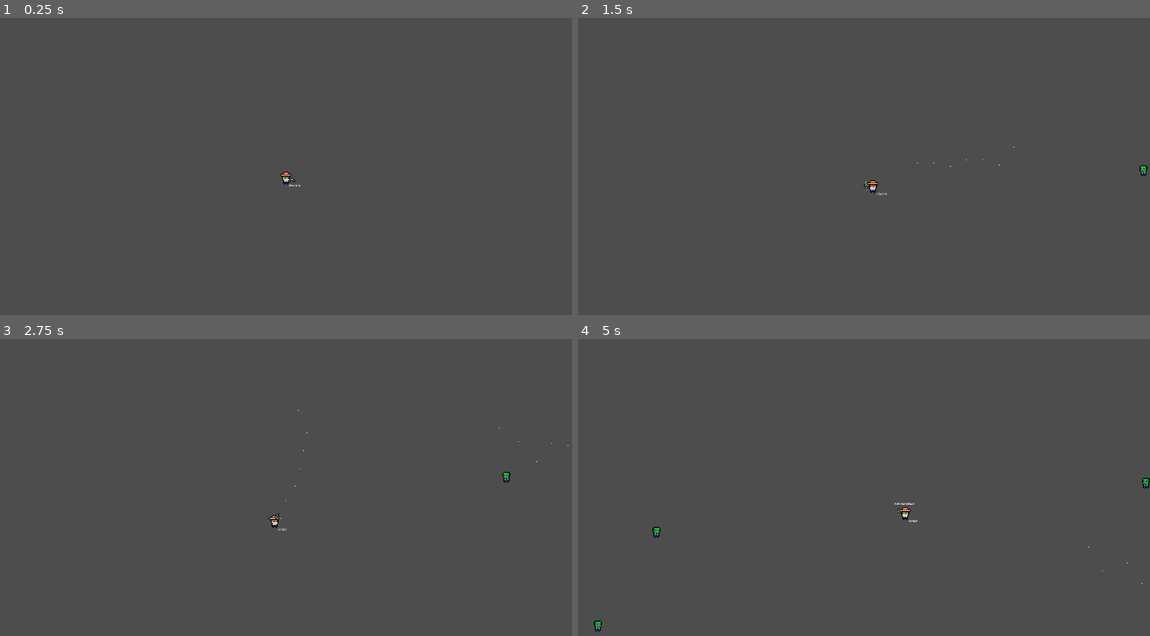
Above: before the commit, frames 1-4 (two rows, left to right).
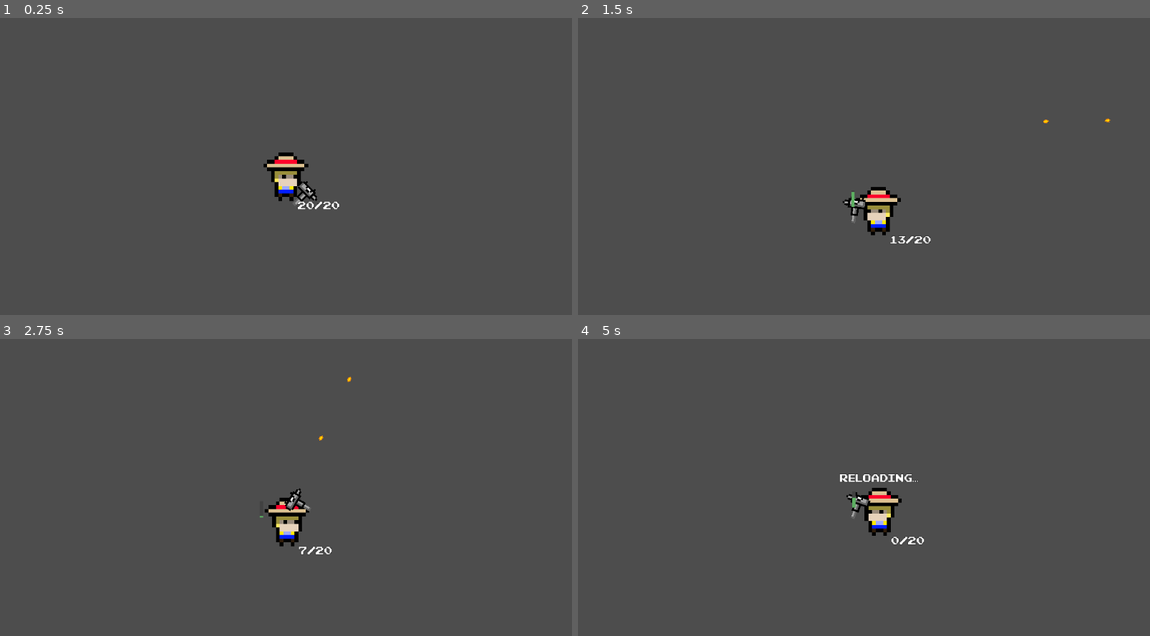
Above: after the commit, the same moments.

Repository: Shmath64/Guerrilla-Gardener
Game: Godot game, scene res://Scenes/world.tscn
The game is run twice, just before and just after one commit, with the same random seed, the same clock (stepped at 60 frames per second) and the same inputs. The engine's default icon, where the game draws it, is replaced by a stand-in: a white triangle on a blue panel in a dark square.
Inputs (mouse positions are in pixels of both pictures, inside the frame that each line leads up to):
- Up to frame 1 (0.25 s): no input
- Up to frame 2 (1.5 s): tap Enter at 0.5 s; move the mouse to (989, 163) at 0.52 s; press the mouse at (989, 163) at 0.53 s; hold Right (ui_right) 0.53-1.28 s; move the mouse to (749, 196) at 1.27 s; release the mouse at (749, 196) at 1.28 s; hold Down (ui_down) from 1.28 s (still down); tap Shift (sprint) at 1.35 s
- Up to frame 3 (2.75 s): move the mouse to (343, 428) at 2.02 s; release Down (ui_down) at 2.03 s; press the mouse at (343, 428) at 2.03 s; hold Right (ui_right) from 2.03 s (still down)
- Up to frame 4 (5 s): move the mouse to (835, 564) at 2.77 s; release Right (ui_right) at 2.78 s; release the mouse at (835, 564) at 2.78 s; hold Up (ui_up) 2.78-3.53 s; tap Shift (sprint) at 2.85, 4.35 s; move the mouse to (1035, 546) at 3.52 s; press the mouse at (1035, 546) at 3.53 s; hold Left (ui_left) from 3.53 s (still down); tap R (reload) at 4.15 s; move the mouse to (692, 451) at 4.27 s; release the mouse at (692, 451) at 4.28 s

The runs differ from the first frame. In frame 1, 1.0% of the frame differs, in the area x 46-60%, y 45-65%; in frame 2, 1.1%; in frame 3, 1.0%; in frame 4, 1.4%, in the area x 2-100%, y 45-99%.

Commit message:
Adjusted some collision masks and scaled up garden and added garden script

Diff:
--- a/Scenes/bullet.tscn
+++ b/Scenes/bullet.tscn
@@ -8,7 +8,7 @@
 [node name="Bullet" type="CharacterBody2D"]
 scale = Vector2(3, 3)
 collision_layer = 8
-collision_mask = 6
+collision_mask = 4
 script = ExtResource("1_iy3xq")
 
 [node name="Bullet Sprite" type="Sprite2D" parent="."]
--- a/Scenes/enemy.tscn
+++ b/Scenes/enemy.tscn
@@ -8,7 +8,7 @@
 
 [node name="Enemy" type="CharacterBody2D"]
 collision_layer = 4
-collision_mask = 5
+collision_mask = 7
 script = ExtResource("1_5m6jj")
 
 [node name="Sprite2D" type="Sprite2D" parent="."]
--- a/Scenes/player.tscn
+++ b/Scenes/player.tscn
@@ -54,7 +54,7 @@
 shape = SubResource("RectangleShape2D_p38sm")
 
 [node name="Camera2D" type="Camera2D" parent="."]
-zoom = Vector2(0.2, 0.2)
+zoom = Vector2(0.75, 0.75)
 position_smoothing_enabled = true
 
 [node name="AmmoCountLabel" type="Label" parent="."]
--- a/Scenes/world.tscn
+++ b/Scenes/world.tscn
@@ -1,8 +1,9 @@
-[gd_scene load_steps=7 format=3 uid="uid://drab12mk4av51"]
+[gd_scene load_steps=8 format=3 uid="uid://drab12mk4av51"]
 
 [ext_resource type="PackedScene" uid="uid://dkoxtfu80nj8n" path="res://Scenes/player.tscn" id="1_a7yib"]
 [ext_resource type="Script" path="res://Scripts/world.gd" id="1_pogo0"]
 [ext_resource type="Texture2D" uid="uid://b7gcstvlto2tc" path="res://icon.svg" id="2_nbcgm"]
+[ext_resource type="Script" path="res://Scripts/Garden.gd" id="4_6ycwg"]
 
 [sub_resource type="TileSetAtlasSource" id="TileSetAtlasSource_sllyi"]
 texture = ExtResource("2_nbcgm")
@@ -47,8 +48,10 @@
 [node name="Garden" type="StaticBody2D" parent="."]
 collision_layer = 2
 collision_mask = 0
+script = ExtResource("4_6ycwg")
 
 [node name="CollisionShape2D" type="CollisionShape2D" parent="Garden"]
+scale = Vector2(20, 20)
 shape = SubResource("RectangleShape2D_0tcey")
 
 [connection signal="timeout" from="EnemySpawnTimer" to="." method="_on_enemy_spawn_timer_timeout"]
--- /dev/null
+++ b/Scripts/Garden.gd
@@ -0,0 +1,7 @@
+extends StaticBody2D
+var health = 500
+
+func touch_zombie():
+	health -= 15
+	if health <= 0:
+		print("GAME OVER")
--- a/Scripts/player.gd
+++ b/Scripts/player.gd
@@ -25,6 +25,7 @@
 var sprint_direction = Vector2.ZERO
 var sprint_cooldown = 1.5
 var sprint_cooldown_left : float = 0
+var health = 100
 
 func _ready():
 	$Camera2D.position_smoothing_speed = camera_smooth_speed
@@ -112,4 +113,6 @@
 	sprinting = false
 
 func touch_zombie():
-	print("I GOT HURT BY ZOMBIE")
+	health -= 15
+	if health <= 0:
+		print("GAME OVER")
